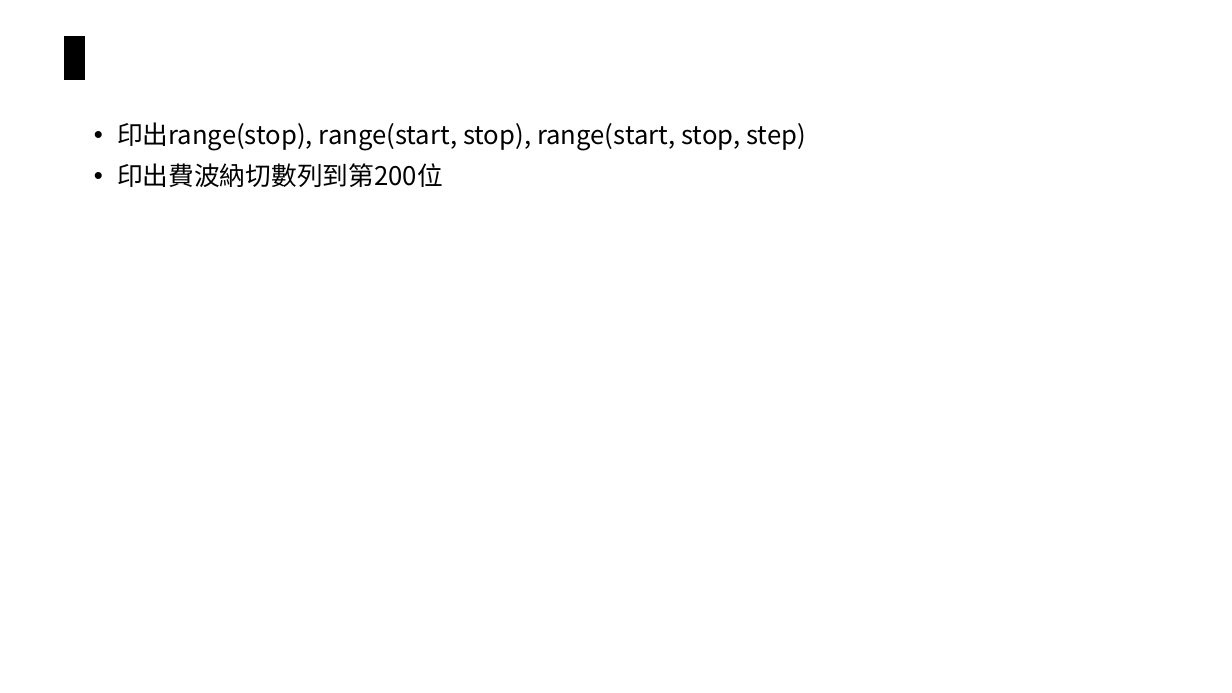
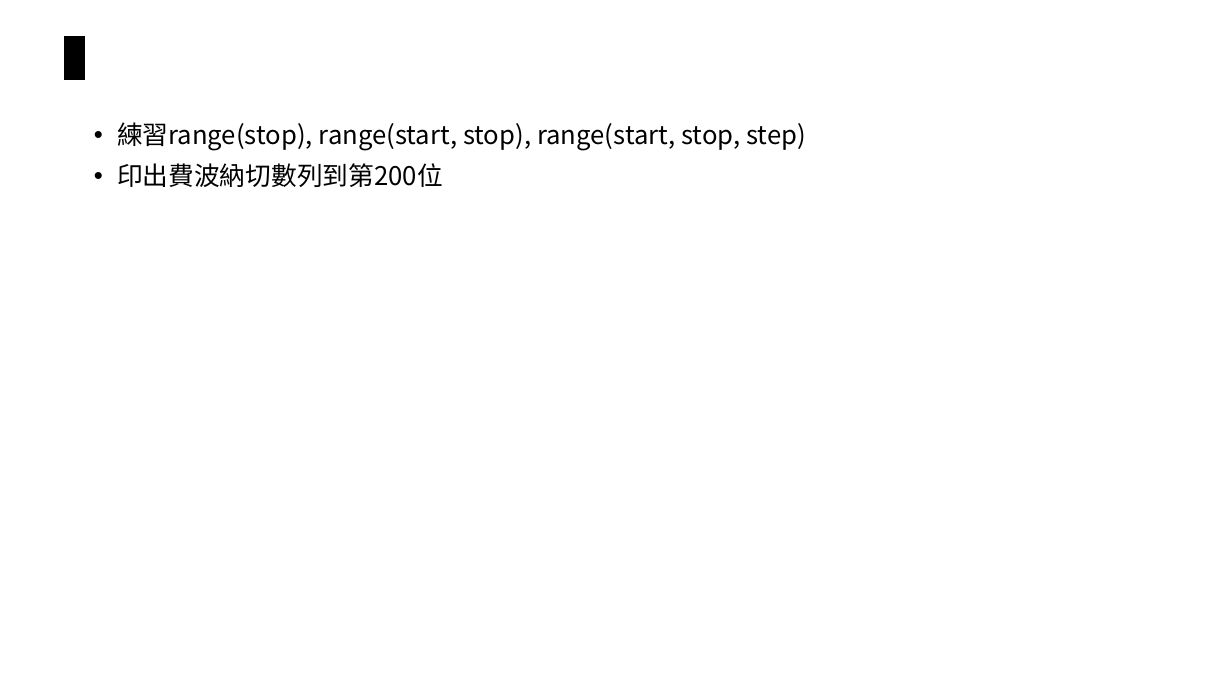
Before and after one commit to chiachin-yen/NCKU_workshop_2018, a slide deck: slide 84 of 2018_Eink工作營.pptx (slide 79 before the commit). Drawn at 1232x693 pixels with LibreOffice and Linux fonts; fonts in the diff are those of the drawing. Boxes give left, top, right and bottom in pixels: in the first picture for what was removed or moved away, otherwise in the second. Text is boxed around its words. In the diff, an @@ line names an element or a change of style, - is before the commit and + after.

```diff
--- a/2018_Eink工作營.pptx
+++ b/2018_Eink工作營.pptx
@@ text at box(117, 122, 806, 151): text changed @@
-• 印出range(stop), range(start, stop), range(start, stop, step)
+• 練習range(stop), range(start, stop), range(start, stop, step)
```
Also in this commit, not shown: 13 other slides changed, 5 slides added.
